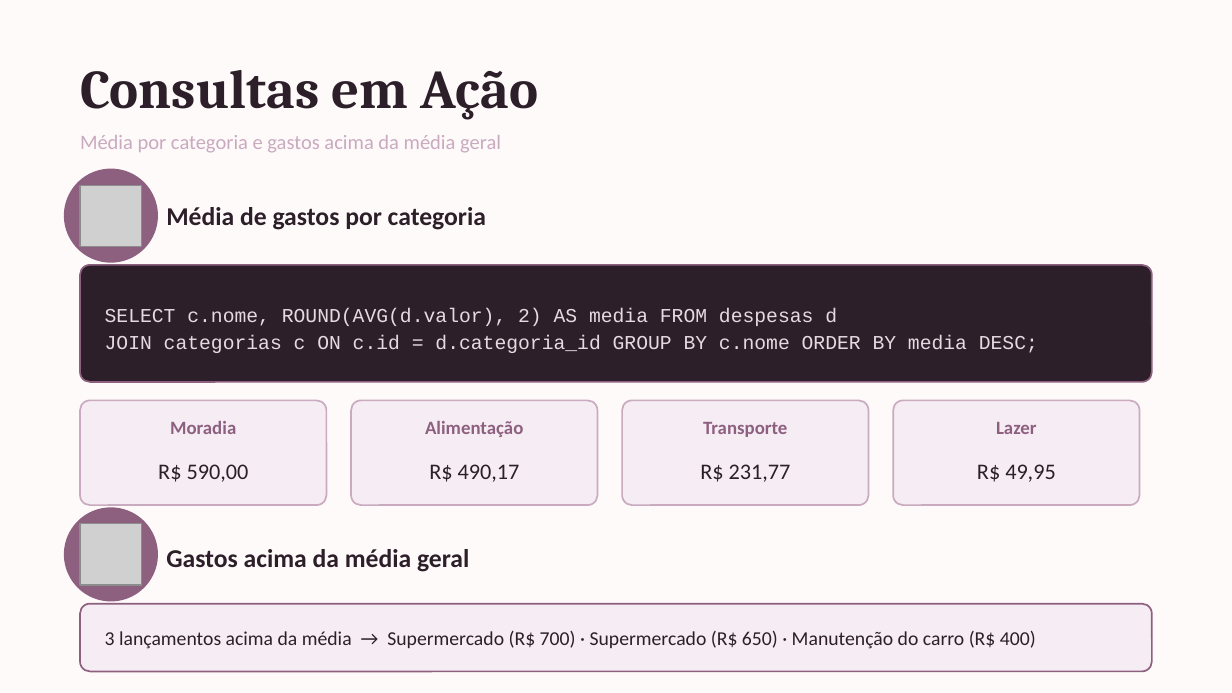
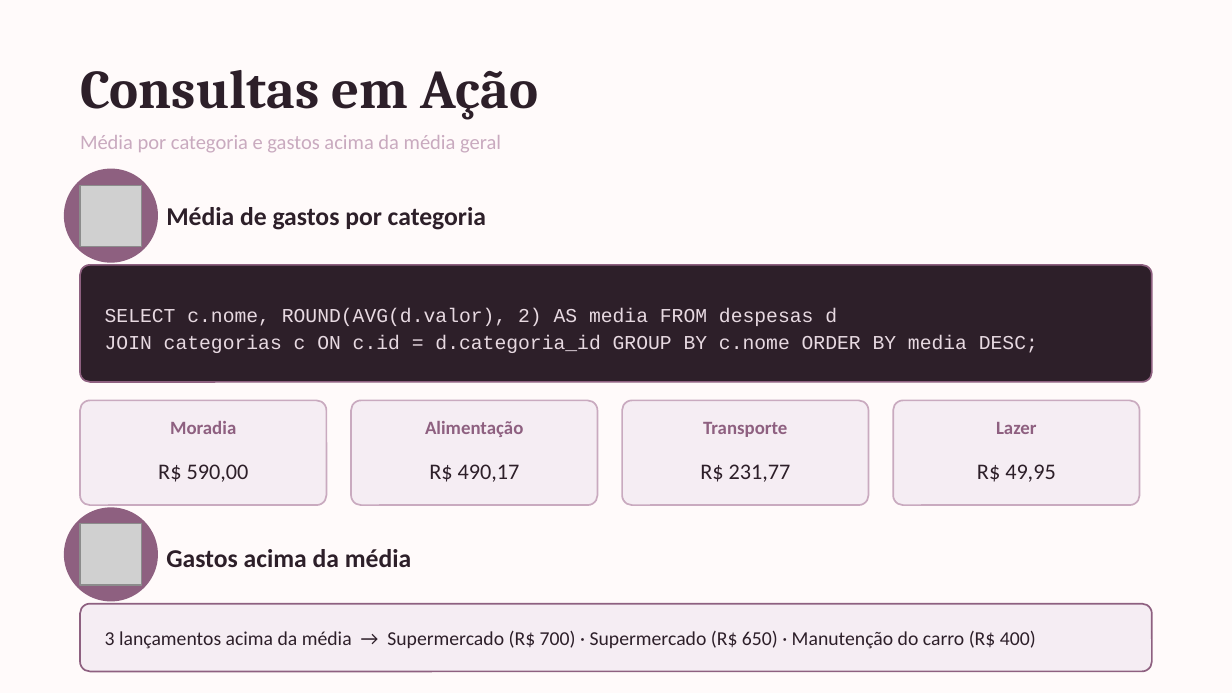
Before and after one commit to becodcf/challenge_financas, a slide deck: slide 7 of controleGastosGabrielNicolas.pptx. Drawn at 1232x693 pixels with LibreOffice and Linux fonts; fonts in the diff are those of the drawing; grey boxes stand for pictures. Boxes give left, top, right and bottom in pixels: in the first picture for what was removed or moved away, otherwise in the second. Text is boxed around its words. In the diff, an @@ line names an element or a change of style, - is before the commit and + after.

```diff
--- a/controleGastosGabrielNicolas.pptx
+++ b/controleGastosGabrielNicolas.pptx
@@ text at <box>166,549,411,567</box>: text changed @@
-Gastos acima da média geral
+Gastos acima da média
```
Also in this commit, not shown: 1 other slide changed.
